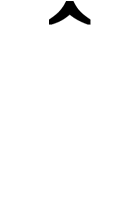
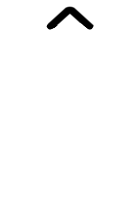
Two versions of the same layered image (140 × 200). Layer-by-layer changes:
renamed "^" to "Layer 1", painted on it over [46, 1, 94, 30]
